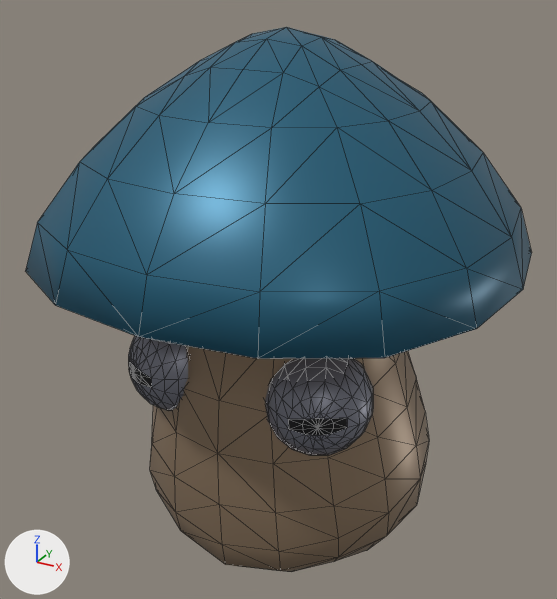
The glTF model public/models/pet/Mushnub.glb as it was, and as the next commit left it.
Both versions are drawn from a 50 mm lens placed at (2.03, -3.78, 3.56), pointed at (-0.05, 0.01, 1.67). Arrows for +X, +Y and +Z are at lower left; the lights stay in place. Mesh edges are drawn as thin lines. Where no turn or scale is listed for an object, it has been applied to the vertices.

Names of what the first picture shows: 'Mushnub_Blob'.
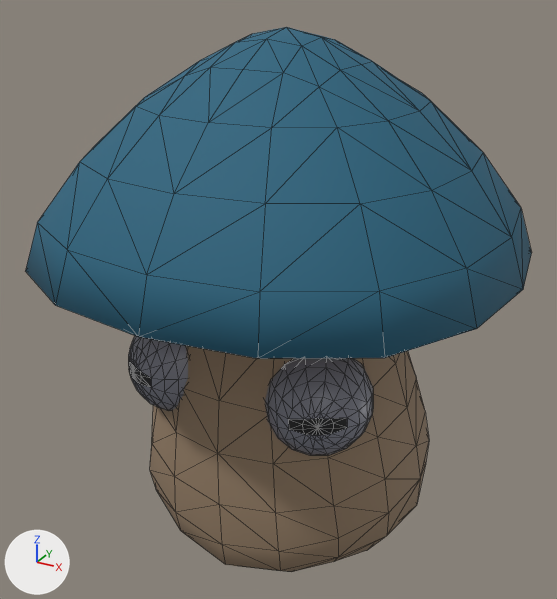
Where the change shows, as pixel boxes (x1, y1, x2, y2) in the pictures (557 x 599 px):
'Mushnub_Blob', surface changed
    both: (32, 28, 531, 571)

The change, as a diff of the scene's bpy script:
```diff
--- a/public/models/pet/Mushnub.glb.py
+++ b/public/models/pet/Mushnub.glb.py
@@ mat_mushroomking_secondary @@
 mat_mushroomking_secondary.base_color = (0.0184, 0.126, 0.208)  # blue #25637e
-mat_mushroomking_secondary.metallic = 0.4
-mat_mushroomking_secondary.roughness = 0.415
+mat_mushroomking_secondary.roughness = 0.8
@@ mat_mushroomking_main @@
 mat_mushroomking_main.metallic = 0.4
-mat_mushroomking_main.roughness = 0.415
+mat_mushroomking_main.roughness = 0.8
```
